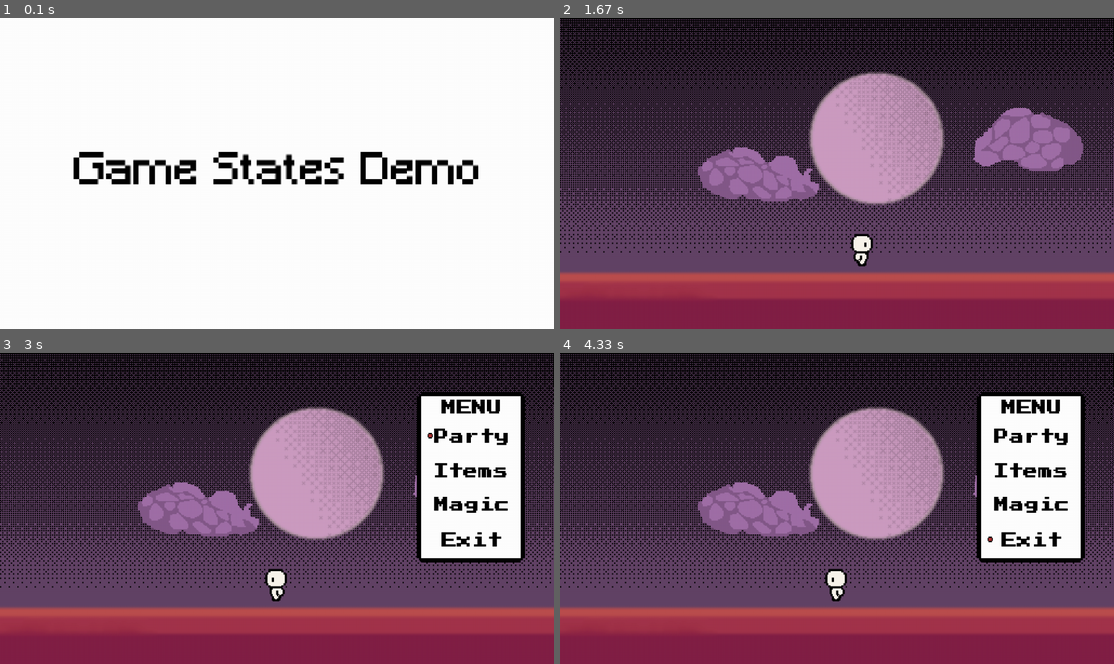
Above: before the commit, frames 1-4 (two rows, left to right).
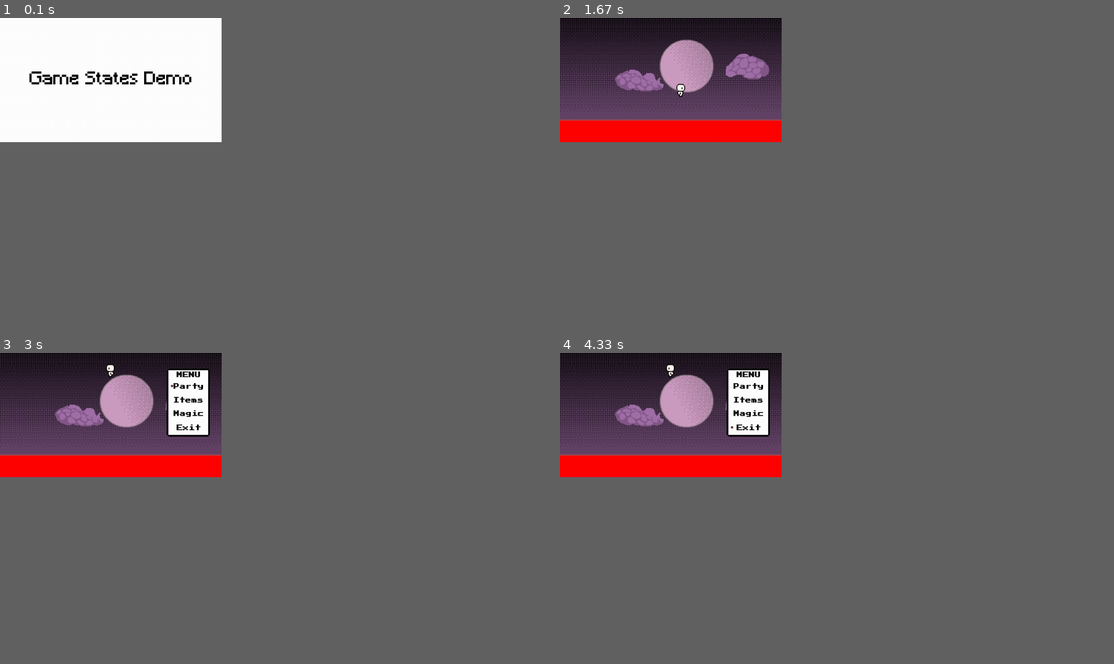
Above: after the commit, the same moments.

Repository: Mallet-Marie/pygame_metroidvania
Game: pygame game, started from game.py
Two runs of this game, one before a commit and one after it. Both use one fixed random seed, a clock stepped at 60 frames per second and the inputs below.
Inputs:
- Up to frame 1 (0.1 s): no input
- Up to frame 2 (1.67 s): tap Enter at 0.33 s; hold D 0.67-1.13 s; hold W 1.17-1.47 s; hold D from 1.5 s (still down)
- Up to frame 3 (3 s): release D at 1.97 s; hold A 2-2.53 s; hold S 2.57-2.87 s; tap Enter at 2.9 s
- Up to frame 4 (4.33 s): hold W 3.67-4.03 s
In our replay, the window is 900x506 before the commit and 360x202 after it. These sizes can differ from the game's own. Grey fills any space a smaller window leaves; there, only what the larger window draws over its background counts as a difference.

The runs differ from the first frame. In frame 1, 3.9% of the frame differs, in the area x 5-87%, y 17-54%; in frame 2, 68%; in frame 3, 72%, in the area x 0-100%, y 0-100%; in frame 4, 72%.

Commit message:
floor collision and movement

Diff:
--- a/game.py
+++ b/game.py
@@ -8,11 +8,12 @@
 class Game():
     def __init__(self):
         pg.init()
-        self.GAME_W, self.GAME_H = 512, 288
+        self.GAME_W, self.GAME_H = WIDTH, HEIGHT
         self.sizes = pg.display.get_desktop_sizes()
-        self.SCREEN_W, self.SCREEN_H = self.sizes[0]
+        self.SCREEN_W, self.SCREEN_H = WIDTH, HEIGHT
         self.game_canvas = pg.Surface((self.GAME_W, self.GAME_H))
-        self.screen = pg.display.set_mode((self.SCREEN_W, self.SCREEN_H), pg.NOFRAME)
+        self.screen = pg.display.set_mode((self.SCREEN_W, self.SCREEN_H))
+        #add noframe and change to fullscreen self.sizes[0]
         self.running, self.playing = True, True
         self.actions = {"left": False, "right": False, "up" : False, "down" : False, "action1" : False, "action2" : False, "start" : False}
         self.dt, self.prev_time = 0, 0
--- a/settings.py
+++ b/settings.py
@@ -1,3 +1,6 @@
 WHITE = (255, 255, 255)
 BLACK = (0, 0, 0)
+RED = (255, 0, 0)
 FPS = 30
+WIDTH = 512
+HEIGHT = 288
--- a/sprites.py
+++ b/sprites.py
@@ -8,18 +8,31 @@
         self.game = game
         self.load_sprites()
         self.posx, self.posy = 200, 200
+        self.rect = self.cur_img.get_rect()
+        self.rect.centerx, self.rect.centery = self.posx, self.posy
+        self.dy = 1
+        self.dx = 0
+        self.falling = True
+        self.is_jumping = False
         self.current_frame, self.last_frame_update = 0, 0
 
     def jump(self):
         pass
 
     def update(self, dt, actions):
-        dx = actions["right"] - actions["left"]
+        self.dx = actions["right"] - actions["left"]
         if actions['up']:
-            self.jump()
-        self.posx += 100 * dt * dx
+            self.is_jumping = True
+        elif self.falling:
+            self.dy = 1
 
-        self.animate(dt, dx)
+        if self.is_jumping:
+            self.dy = -1
+        self.posx += 100 * dt * self.dx
+        self.posy += 100 * dt * self.dy
+        self.animate(dt, self.dx)
+        self.rect.centerx = self.posx
+        self.rect.centery = self.posy
 
     def render(self, display):
         display.blit(self.cur_img, (self.posx, self.posy))
@@ -47,10 +60,25 @@
         self.front_sprites, self.back_sprites, self.right_sprites, self.left_sprites = [], [], [], []
 
         for i in range(1, 5):
-            self.front_sprites.append(pg.image.load(path.join(self.sprite_dir, "player_front" + str(i) + ".png")))
-            self.back_sprites.append(pg.image.load(path.join(self.sprite_dir, "player_back" + str(i) + ".png")))
+            self.front_sprites.append(pg.transform.scale2x(pg.image.load(path.join(self.sprite_dir, "player_front" + str(i) + ".png"))))
+            self.back_sprites.append(pg.transform.scale2x(pg.image.load(path.join(self.sprite_dir, "player_back" + str(i) + ".png"))))
             self.right_sprites.append(pg.transform.scale2x(pg.image.load(path.join(self.sprite_dir, "player_right" + str(i) + ".png"))))
             self.left_sprites.append(pg.transform.scale2x(pg.image.load(path.join(self.sprite_dir, "player_left" + str(i) + ".png"))))
 
         self.cur_img = self.front_sprites[0]
         self.cur_anim_list = self.front_sprites
+
+class Floor(pg.sprite.Sprite):
+    def __init__(self, game):
+        pg.sprite.Sprite.__init__(self)
+        self.game = game
+        self.image = pg.Surface((WIDTH*2, 50))
+        self.image.fill(RED)
+        self.rect = self.image.get_rect()
+        self.rect.center = (0, HEIGHT-50)
+
+    def render(self, display):
+        display.blit(self.image, self.rect.center)
+
+    def update(self):
+        pass
--- a/states/world.py
+++ b/states/world.py
@@ -10,13 +10,21 @@
         State.__init__(self, game)
         self.grass_img = pg.image.load(path.join(self.game.assets_dir, "map", "landscape1.png"))
         self.player = Player(self.game)
+        self.floor = Floor(self.game)
 
     def update(self, dt, actions):
         if actions["start"]:
             new_state = PauseMenu(self.game)
             new_state.enter_state()
         self.player.update(dt, actions)
+        floor_hit = pg.sprite.collide_rect(self.player, self.floor)
+        if floor_hit:
+            self.player.dy = 0
+            self.player.falling = False
+        else:
+            self.player.falling = True
 
     def render(self, display):
         display.blit(self.grass_img, (0, 0))
         self.player.render(display)
+        self.floor.render(display)
